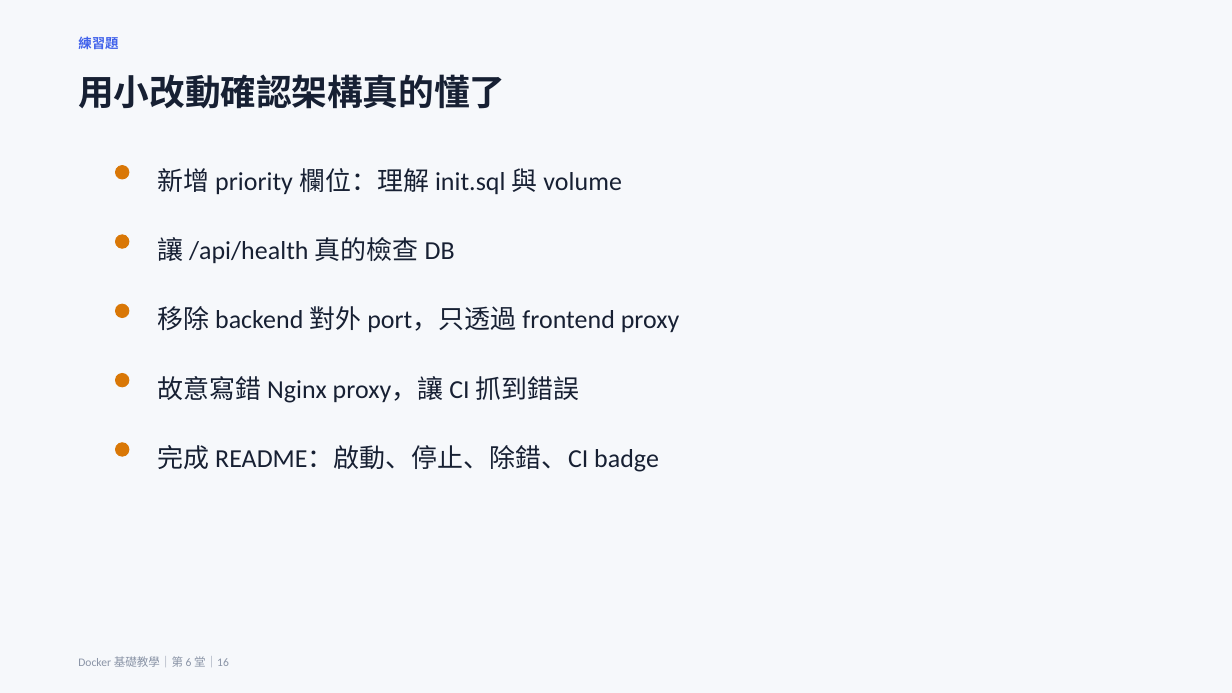
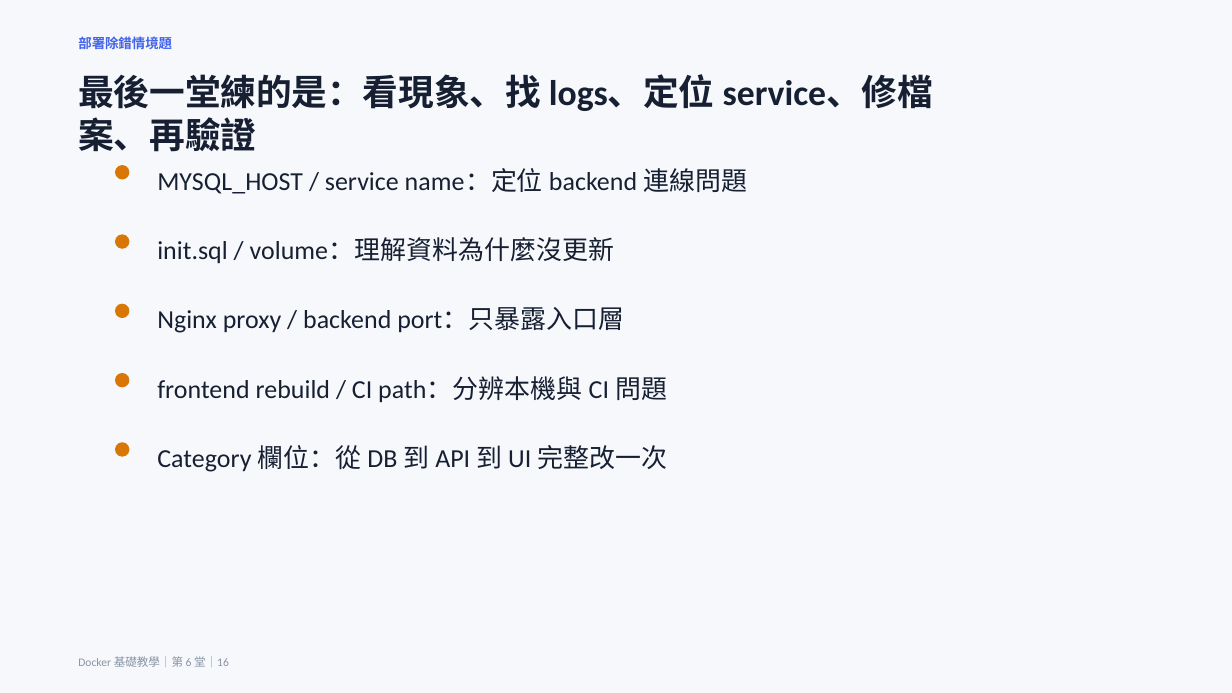
Before and after one commit to lalalalaluk/docker-practice, a slide deck: slide 21 of slides/docker-session6-fullstack-todo.pptx (slide 52 before the commit). Drawn at 1232x693 pixels with LibreOffice and Linux fonts; fonts in the diff are those of the drawing. Boxes give left, top, right and bottom in pixels: in the first picture for what was removed or moved away, otherwise in the second. Text is boxed around its words. In the diff, an @@ line names an element or a change of style, - is before the commit and + after.

```diff
--- a/slides/docker-session6-fullstack-todo.pptx
+++ b/slides/docker-session6-fullstack-todo.pptx
@@ text at <box>78,34,172,52</box>: text changed @@
-練習題
+部署除錯情境題
@@ text at <box>78,74,933,152</box>: text changed @@
-用小改動確認架構真的懂了
+最後一堂練的是：看現象、找 logs、定位 service、修檔案、再驗證
@@ text at <box>157,168,747,194</box>: text changed @@
-新增 priority 欄位：理解 init.sql 與 volume
+MYSQL_HOST / service name：定位 backend 連線問題
@@ text at <box>157,238,615,263</box>: text changed @@
-讓 /api/health 真的檢查 DB
+init.sql / volume：理解資料為什麼沒更新
@@ text at <box>157,307,624,333</box>: text changed @@
-移除 backend 對外 port，只透過 frontend proxy
+Nginx proxy / backend port：只暴露入口層
@@ text at <box>157,377,667,402</box>: text changed @@
-故意寫錯 Nginx proxy，讓 CI 抓到錯誤
+frontend rebuild / CI path：分辨本機與 CI 問題
@@ text at <box>157,445,667,472</box>: text changed @@
-完成 README：啟動、停止、除錯、CI badge
+Category 欄位：從 DB 到 API 到 UI 完整改一次
```
Also in this commit, not shown: 13 other slides changed, 8 slides added, 31 slides removed, 36 other files.
